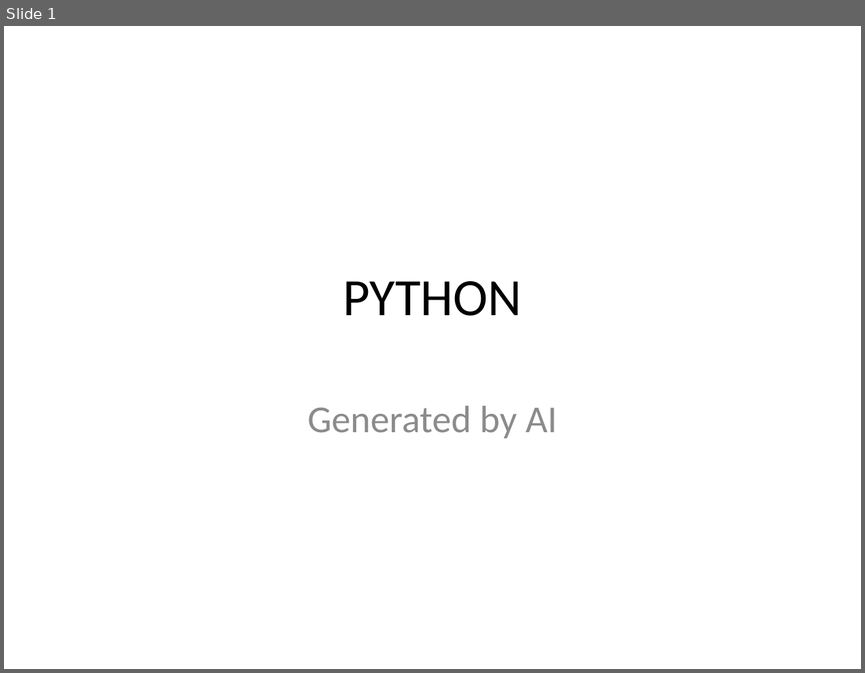
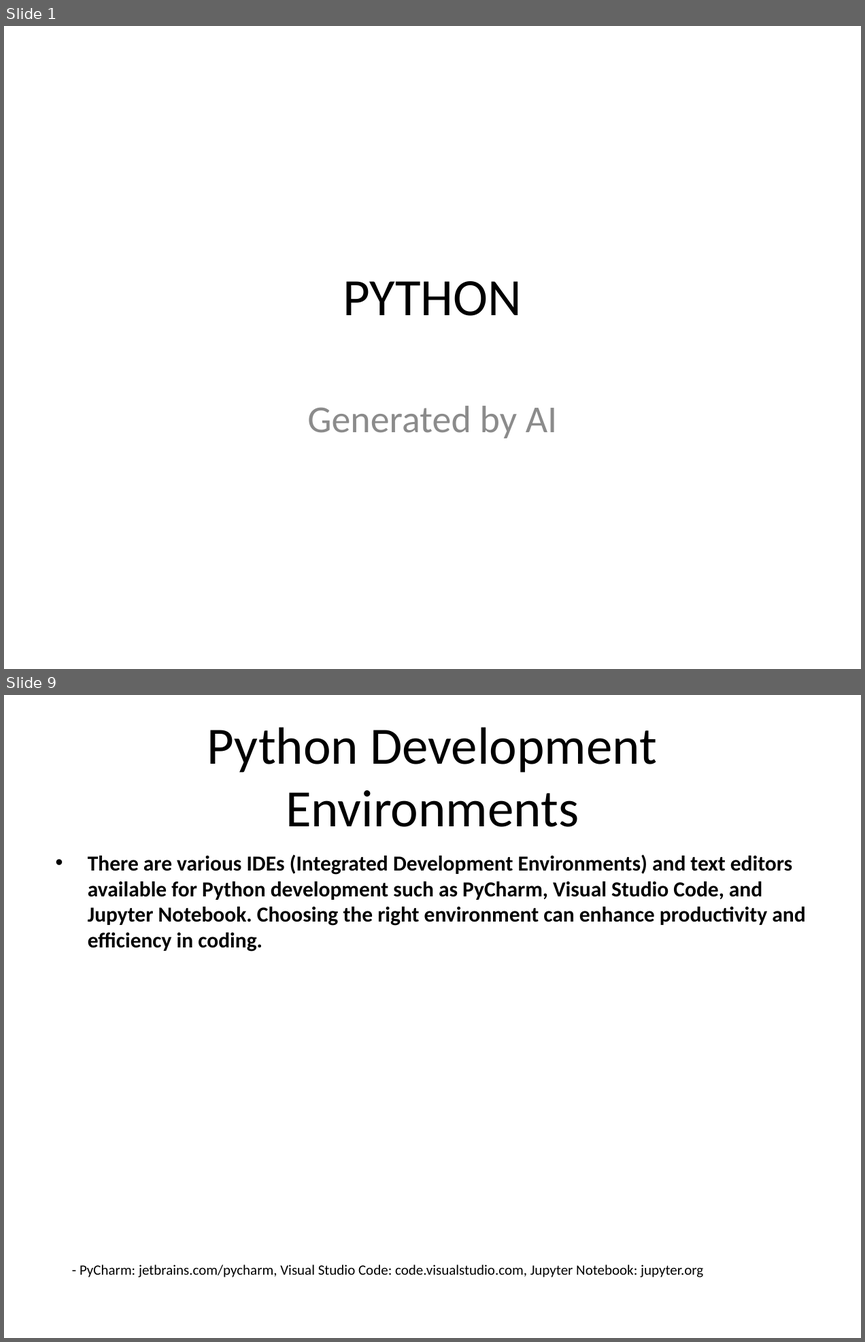
Before and after one commit to infrasvc-magang/test, a slide deck: backend/project/PPTX/Python_presentation.pptx. Shown one above the other, each under a label of ours: slide 1 before the commit, slides 1 and 9 after it; the slides between them are not shown. The pictures are 865x673 and 865x1342 pixels, drawn with LibreOffice and Linux fonts; fonts in the diff are those of the drawing. Boxes give left, top, right and bottom in pixels: in the first picture for what was removed or moved away, otherwise in the second. Text is boxed around its words. In the diff, an @@ line names an element or a change of style, - is before the commit and + after.

```diff
--- a/backend/project/PPTX/Python_presentation.pptx
+++ b/backend/project/PPTX/Python_presentation.pptx
@@ slide 9 added at <box>4,695,861,1338</box>, background #FFFFFF @@
@@ title added at <box>207,727,657,827</box>, 44 pt, text #000000 @@
+Python Development Environments
@@ text added at <box>88,855,805,951</box>, 18 pt, text #000000, bold @@
+• There are various IDEs (Integrated Development Environments) and text editors available for Python development such as PyCharm, Visual Studio Code, and Jupyter Notebook. Choosing the right environment can enhance productivity and efficiency in coding.
@@ text added at <box>79,1264,703,1277</box>, 12 pt, text #000000 @@
+- PyCharm: jetbrains.com/pycharm, Visual Studio Code: code.visualstudio.com, Jupyter Notebook: jupyter.org
```
Also in this commit, not shown: 7 slides changed, 2 other slides added, 3 slides removed, 5 other files.
